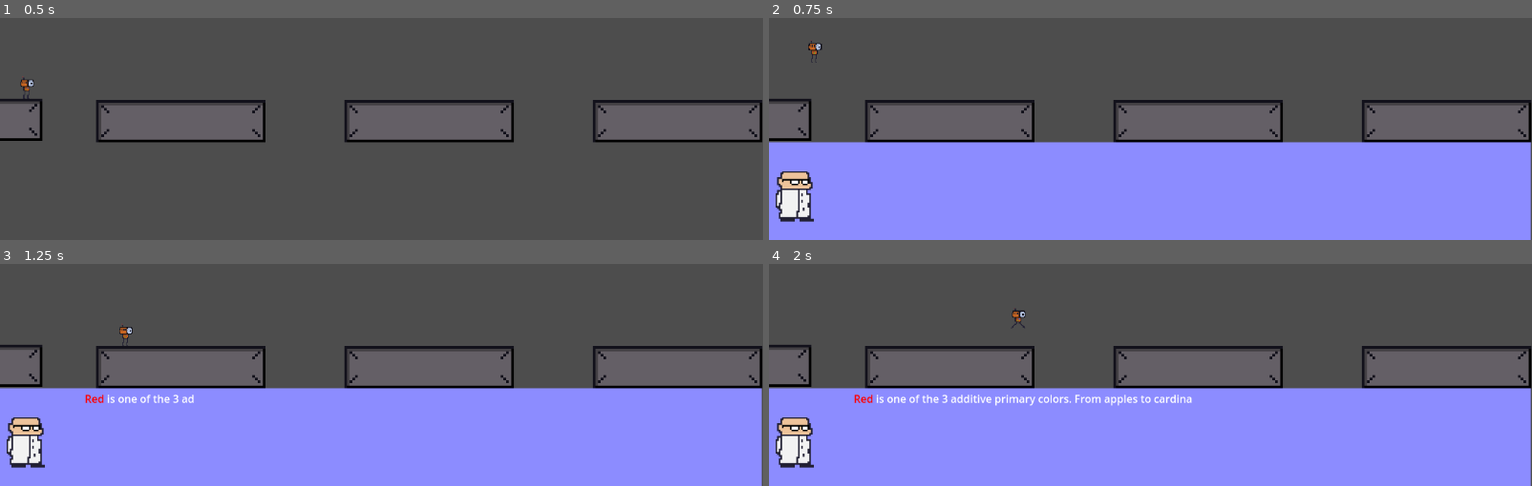
Above: before the commit, frames 1-4 (two rows, left to right).
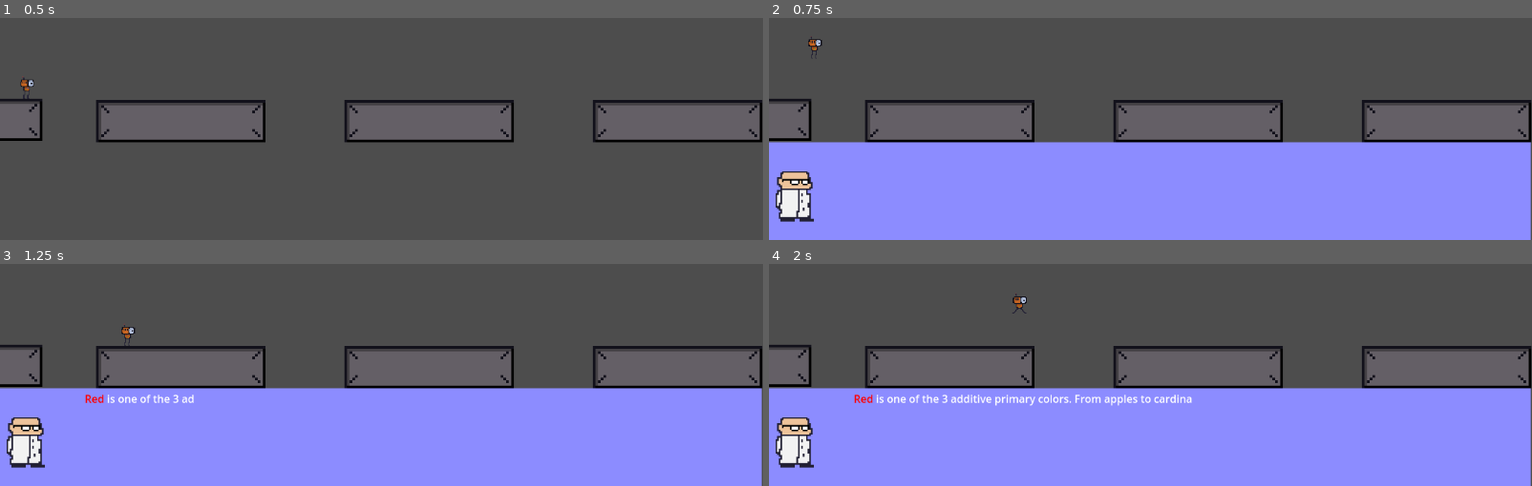
Above: after the commit, the same moments.

Repository: Gamnraa/gmtk2025
Game: Godot game, scene res://MainScene.tscn
The game is run twice, just before and just after one commit, with the same random seed, the same clock (stepped at 60 frames per second) and the same inputs.
Inputs:
- Up to frame 1 (0.5 s): no input
- Up to frame 2 (0.75 s): tap Enter (enter) at 0.5 s; hold D (right) from 0.53 s (still down); tap Space (jump) at 0.6 s
- Up to frame 3 (1.25 s): keep holding D (right); tap Space (jump) at 0.77, 1.07 s
- Up to frame 4 (2 s): keep holding D (right); tap Enter (enter) at 1.35 s; tap Space (jump) at 1.52, 1.55, 1.82 s

Frame 1 is identical in both runs. In frame 2, 0.1% of the frame differs, in the area x 5-8%, y 8-21%; in frame 3, less than 0.1%; in frame 4, 0.2%, in the area x 31-34%, y 13-29%.

Commit message:
Buff jump height

Diff:
--- a/Scripts/player.gd
+++ b/Scripts/player.gd
@@ -22,7 +22,7 @@
 		velocity += get_gravity() * 0.037
 
 	if grounded and Input.is_action_just_pressed("jump"):
-		velocity.y = -air_speed * 2
+		velocity.y = -air_speed * 2.17
 
 	if Input.is_action_pressed("right"):
 
